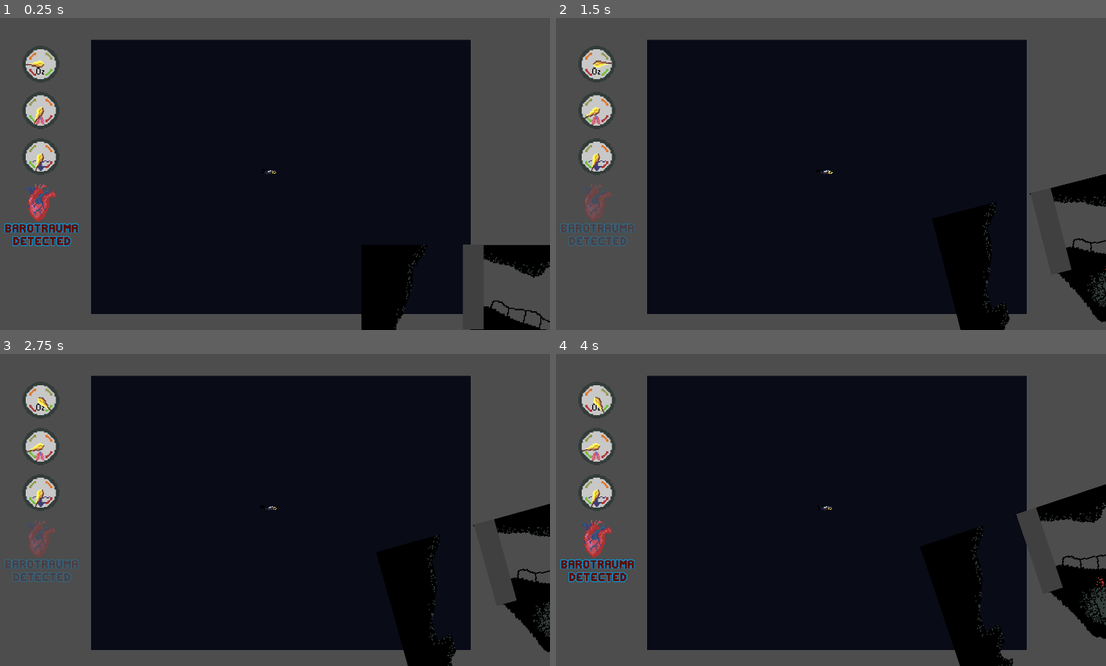
Above: before the commit, frames 1-4 (two rows, left to right).
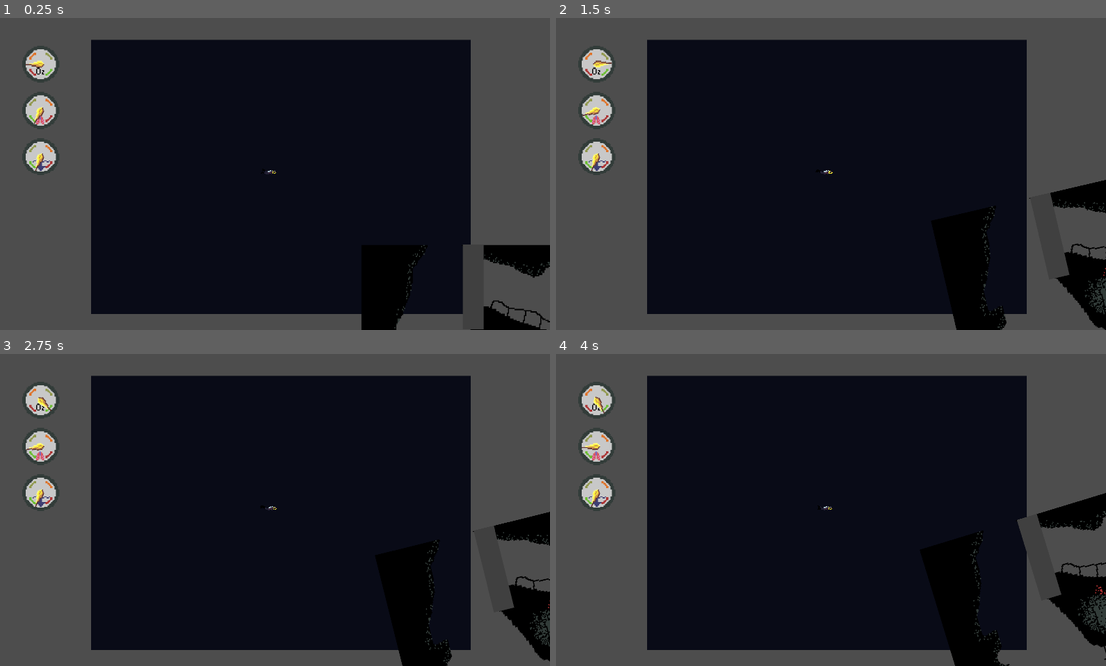
Above: after the commit, the same moments.

Repository: BrothersChimes/aphosis
Game: Godot game, scene res://Main.tscn
Same seed, same stepped clock (60 frames per second), same inputs: the game is played once before the commit and once after it.
Inputs:
- Up to frame 1 (0.25 s): no input
- Up to frame 2 (1.5 s): hold Right (right_button) 0.53-1.28 s; hold Space (sprint) 0.53-1.28 s; tap D (decompress, bound only after the commit) at 0.8, 1.35 s; hold Left (left_button) from 1.28 s (still down)
- Up to frame 3 (2.75 s): tap Space (sprint) at 1.55 s; release Left (left_button) at 2.03 s; hold Right (right_button) from 2.03 s (still down); hold Space (sprint) from 2.03 s (still down); tap D (decompress, bound only after the commit) at 2.3 s
- Up to frame 4 (4 s): release Right (right_button) at 2.78 s; release Space (sprint) at 2.78 s; hold Up (up_button) 2.78-3.53 s; tap D (decompress, bound only after the commit) at 2.85, 3.8 s; tap Space (sprint) at 3.05 s; hold Left (left_button) from 3.53 s (still down); hold Space (sprint) from 3.53 s (still down)

The runs differ from the first frame. In frame 1, 1.1% of the frame differs, in the area x 0-15%, y 53-74%; in frame 2, 1.8%; in frame 3, 2.0%; in frame 4, 3.1%, in the area x 0-100%, y 13-100%.

Commit message:
barotrauma icons and system

Diff:
--- a/HUD.tscn
+++ b/HUD.tscn
@@ -35,22 +35,36 @@
 script = ExtResource("4_yuvct")
 
 [node name="Heart" type="Sprite2D" parent="BarotraumaIcon"]
+position = Vector2(0, 25)
 scale = Vector2(4, 4)
 texture = ExtResource("5_a3se4")
 
-[node name="RichTextLabel" type="RichTextLabel" parent="BarotraumaIcon"]
-offset_left = -138.0
-offset_top = 20.0
-offset_right = 149.0
-offset_bottom = 155.0
+[node name="Title" type="RichTextLabel" parent="BarotraumaIcon"]
+offset_left = -160.0
+offset_top = 46.0
+offset_right = 163.0
+offset_bottom = 181.0
 theme = SubResource("Theme_wjuam")
 theme_override_colors/default_color = Color(0.354025, 0.0633433, 0.0309186, 1)
 theme_override_colors/font_outline_color = Color(0.0562048, 0.567923, 0.809089, 1)
 theme_override_constants/outline_size = 10
 bbcode_enabled = true
-text = "[center]
-BAROTRAUMA DETECTED
-[/center]"
+text = "[center] BAROTRAUMA  DETECTED[/center]"
+fit_content = true
+scroll_active = false
+
+[node name="Subtitle" type="RichTextLabel" parent="BarotraumaIcon"]
+offset_left = -159.0
+offset_top = -80.0
+offset_right = 160.0
+offset_bottom = 55.0
+theme = SubResource("Theme_wjuam")
+theme_override_colors/default_color = Color(0.354025, 0.0633433, 0.0309186, 1)
+theme_override_colors/font_outline_color = Color(0.0562048, 0.567923, 0.809089, 1)
+theme_override_constants/outline_size = 10
+theme_override_font_sizes/normal_font_size = 40
+bbcode_enabled = true
+text = "[center]DECOMPRESS D[/center]"
 fit_content = true
 scroll_active = false
 
--- a/Main.gd
+++ b/Main.gd
@@ -12,6 +12,13 @@
 
 
 func _process(delta):
+	if player.is_dead:
+		$HUD/BarotraumaIcon/Subtitle.text = "[center]DEAD[/center]"
+		return
 	$HUD/GuageO2.set_value(player.get_oxy())
 	$HUD/GuageConsumption.set_value(player.get_consumption())
 	$HUD/GuageDepth.set_value(player.get_depth())
+	if player.is_barotraumatic:
+		$HUD/BarotraumaIcon.set_barotrauma_level_to(player.get_barotrauma_level())
+	else:
+		$HUD/BarotraumaIcon.set_no_barotrauma()
--- a/barotrauma_icon.gd
+++ b/barotrauma_icon.gd
@@ -1,12 +1,13 @@
 extends Node2D
 
 const MIN_BAROTRAUMA_LEVEL = 1
-const MAX_BAROTRAUMA_LEVEL = 4
-var is_barotraumatic = true
+const MAX_BAROTRAUMA_LEVEL = 5
+@onready var is_barotraumatic = false
 var modulation = 0.00
 var modulate_up = true
-var barotrauma_level = 4.0
+var barotrauma_level = 1
 var pump_count = 0
+var time_until_modulate_down = 0.0
 
 # Called when the node enters the scene tree for the first time.
 func _ready() -> void:
@@ -18,24 +19,38 @@
 	alternate_modulate(delta)
 	pass
 
-func set_barotrauma_level(level):
+func set_no_barotrauma():
+	is_barotraumatic = false
+
+func set_barotrauma_level_to(level):
+	is_barotraumatic = true
 	barotrauma_level = clamp(level, MIN_BAROTRAUMA_LEVEL, MAX_BAROTRAUMA_LEVEL)
 
-
 func alternate_modulate(delta):
+	var speed = delta * barotrauma_level
 	if is_barotraumatic:
-
-		var speed = delta * barotrauma_level
 		if modulate_up:
 			modulation += speed
 			if modulation > 1.00:
 				modulation = 1.00
 				modulate_up = false
+				time_until_modulate_down = 2.0 / barotrauma_level
 		else:
-			modulation -= speed
-			if modulation < 0.00:
-				modulation = 0.00
-				modulate_up = true
+			time_until_modulate_down -= delta
+			if time_until_modulate_down < 0.0:
+				modulation -= speed / 2
+				if modulation < 0.00:
+					modulation = 0.00
+					modulate_up = true
+					if barotrauma_level <= 2:
+						$Subtitle.text = "[center]DECOMPRESS D[/center]"
+					elif barotrauma_level <= 5:
+						$Subtitle.text = "[center]DEATH IMMENENT[/center]"
+					else:
+						$Subtitle.text = "[center]DIVE NOW[/center]"
 		modulate = Color(1.0, 1.0, 1.0, modulation)
 	else:
-		modulate = Color(1.0, 1.0, 1.0, 0.0)
+		modulation -= speed / 2
+		if modulation < 0.00:
+			modulation = 0
+		modulate = Color(1.0, 1.0, 1.0, modulation)
--- a/map_and_lighting.tscn
+++ b/map_and_lighting.tscn
@@ -82,8 +82,7 @@
 texture = SubResource("GradientTexture2D_62yqm")
 
 [node name="Player" parent="." instance=ExtResource("4_k1fx0")]
-position = Vector2(1898.46, 51.8662)
-rotation = 1.5708
+position = Vector2(5213, 4267)
 
 [node name="Camera2D" type="Camera2D" parent="Player"]
 position = Vector2(7, 5)
--- a/player.gd
+++ b/player.gd
@@ -1,6 +1,7 @@
 extends RigidBody2D
 
 
+@onready var is_dead = false
 # Movement
 const rotation_speed = 9000
 const max_rotation_speed = 5.0
@@ -36,6 +37,14 @@
 const max_depth_possible = 8500.0
 @onready var current_depth = position.y
 
+#barotrauma system
+@onready var is_decompressing = false
+@onready var current_pressure = current_depth
+@onready var current_barotrauma = 1
+@onready var is_barotraumatic = 0
+const PRESSURE_STACK_RAMP_UP = 0.3
+const PRESSURE_STACK_RAMP_DOWN = 0.05
+
 const camera_resize_start = 5000
 
 var breath_timer = 3.0
@@ -48,6 +57,12 @@
 		consumption_multiplier = min_consumption_multiplier
 
 	var new_consumption = base_consumption
+	if is_decompressing:
+		new_consumption += base_consumption
+		new_consumption += base_consumption
+		new_consumption += base_consumption
+		new_consumption += base_consumption
+		new_consumption += base_consumption
 	if is_moving:
 		new_consumption += base_consumption
 		if is_sprinting:
@@ -70,8 +85,51 @@
 	pass
 	#current_depth = position.y
 
+func get_pressure():
+	return current_pressure
+
+func set_barotrauma_level(level):
+	current_barotrauma = clamp (level, 1, 5)
+	is_barotraumatic = true
+
+func get_barotrauma_level():
+	return current_barotrauma
+
+func set_no_barotrauma():
+	is_barotraumatic = false
+
+func apply_pressure_stacks(delta):
+	if Input.is_action_pressed('decompress'):
+		is_decompressing = true
+	else:
+		is_decompressing = false
+	if current_pressure > current_depth:
+		if is_decompressing:
+			current_pressure = lerp(current_pressure, get_depth(), delta * PRESSURE_STACK_RAMP_DOWN * 10)
+		else:
+			current_pressure = lerp(current_pressure, get_depth(), delta * PRESSURE_STACK_RAMP_DOWN)
+	else:
+		current_pressure = lerp(current_pressure, get_depth(), delta * PRESSURE_STACK_RAMP_UP)
+	var pressure_diff = current_pressure - current_depth
+	print(int(pressure_diff))
+	if pressure_diff > 1000:
+		is_dead = true
+	if pressure_diff > 900:
+		set_barotrauma_level(5)
+	if pressure_diff > 800:
+		set_barotrauma_level(4)
+	elif pressure_diff > 700:
+		set_barotrauma_level(3)
+	elif pressure_diff > 600:
+		set_barotrauma_level(2)
+	elif pressure_diff > 500:
+		set_barotrauma_level(1)
+	else:
+		set_no_barotrauma()
+
 func _process(delta: float) -> void:
 	apply_depth()
+	apply_pressure_stacks(delta)
 	consumption = get_consumption()
 	suck_oxy(delta)
 	sprint_bubblers(delta)
@@ -86,13 +144,11 @@
 
 	if breath_timer <= 0:
 		if breathe_out:
-			print("breathe out")
 			if Input.is_action_pressed('sprint'):
 				$Bubblegen/ManyParticles.emitting = true
 			else:
 				$Bubblegen/FewParticles.emitting = true
 		else:
-			print("breathe in")
 			$Bubblegen/ManyParticles.emitting = false
 			$Bubblegen/FewParticles.emitting = false
 
@@ -124,6 +180,12 @@
 	var sideways_velocity = current_velocity - forward_velocity
 
 	var sideways_speed_ratio = sideways_velocity.length() / max_speed  # Calculate sideways speed ratio
+
+	if is_decompressing:
+		var forward_friction_force = min(forward_friction * forward_velocity.length_squared(), max_friction) * -forward_velocity.normalized()
+		var sideways_friction_force = sideways_friction * sideways_velocity.length_squared() * -sideways_velocity.normalized()
+		apply_central_force((forward_friction_force + sideways_friction_force) * delta)
+		return
 
 
 	# Calculate effective rotation speed based on current rotation speed
--- a/project.godot
+++ b/project.godot
@@ -47,3 +47,8 @@
 "events": [Object(InputEventKey,"resource_local_to_scene":false,"resource_name":"","device":-1,"window_id":0,"alt_press …(191 unchanged characters)…
 ]
 }
+decompress={
+"deadzone": 0.5,
+"events": [Object(InputEventKey,"resource_local_to_scene":false,"resource_name":"","device":-1,"window_id":0,"alt_pressed":false,"shift_pressed":false,"ctrl_pressed":false,"meta_pressed":false,"pressed":false,"keycode":0,"physical_keycode":68,"key_label":0,"unicode":100,"location":0,"echo":false,"script":null)
+]
+}
